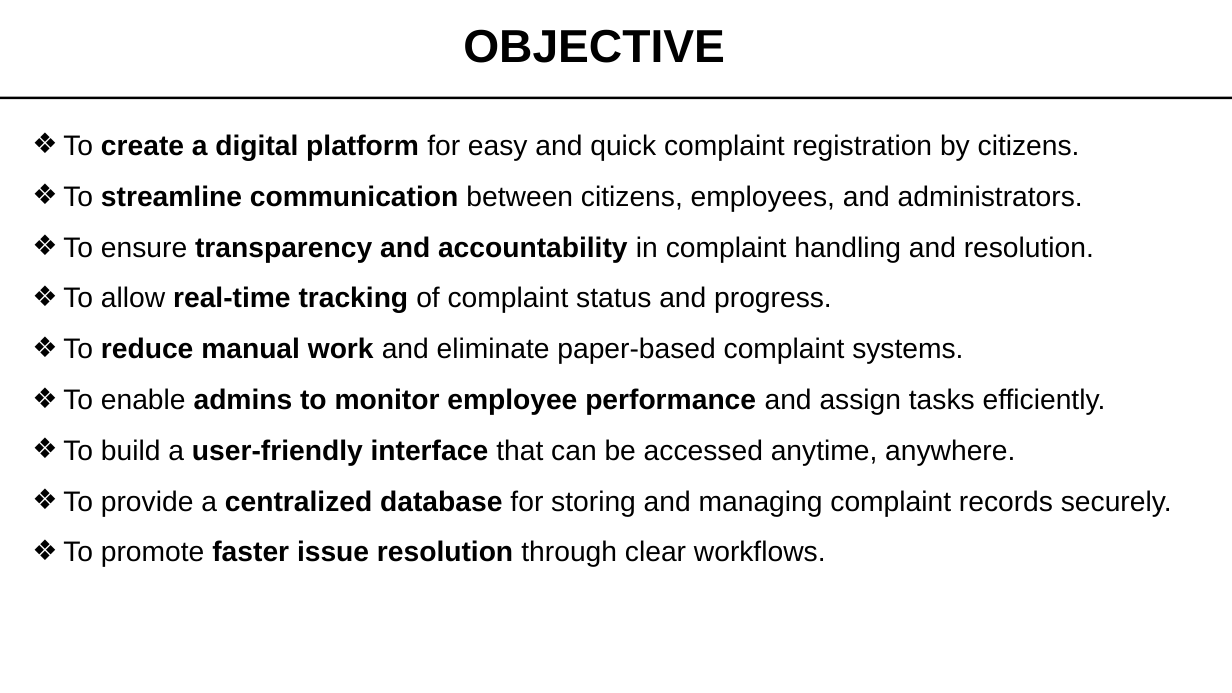
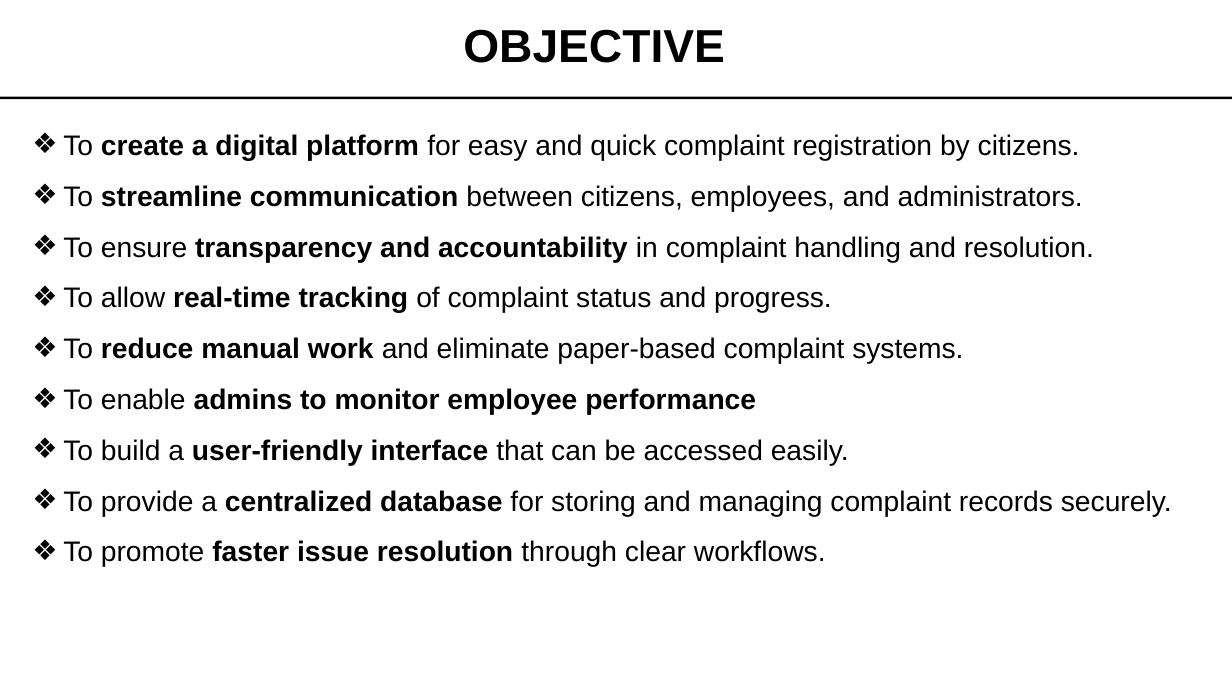
Before and after one commit to Devadharshini152/Smart-Complaint-Mangement-System, a slide deck: slide 5 of A21_ppt[1].pptx. Drawn at 1232x693 pixels with LibreOffice and Linux fonts; fonts in the diff are those of the drawing. Boxes give left, top, right and bottom in pixels: in the first picture for what was removed or moved away, otherwise in the second. Text is boxed around its words. In the diff, an @@ line names an element or a change of style, - is before the commit and + after.

```diff
--- a/A21_ppt[1].pptx
+++ b/A21_ppt[1].pptx
@@ text at bbox=[63, 388, 849, 466]: text changed; bold on @@
-❖ To enable admins to monitor employee performance and assign tasks efficiently.
-❖ To build a user-friendly interface that can be accessed anytime, anywhere.
+❖ To enable admins to monitor employee performance
+❖ To build a user-friendly interface that can be accessed easily.
```
Also in this commit, not shown: 5 other slides changed.
